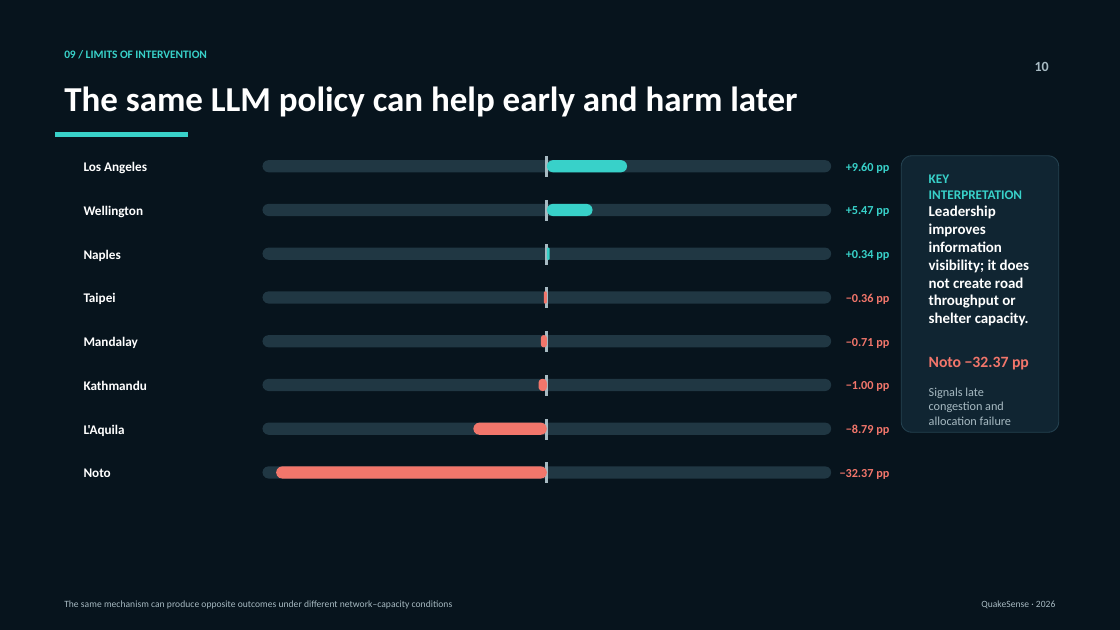
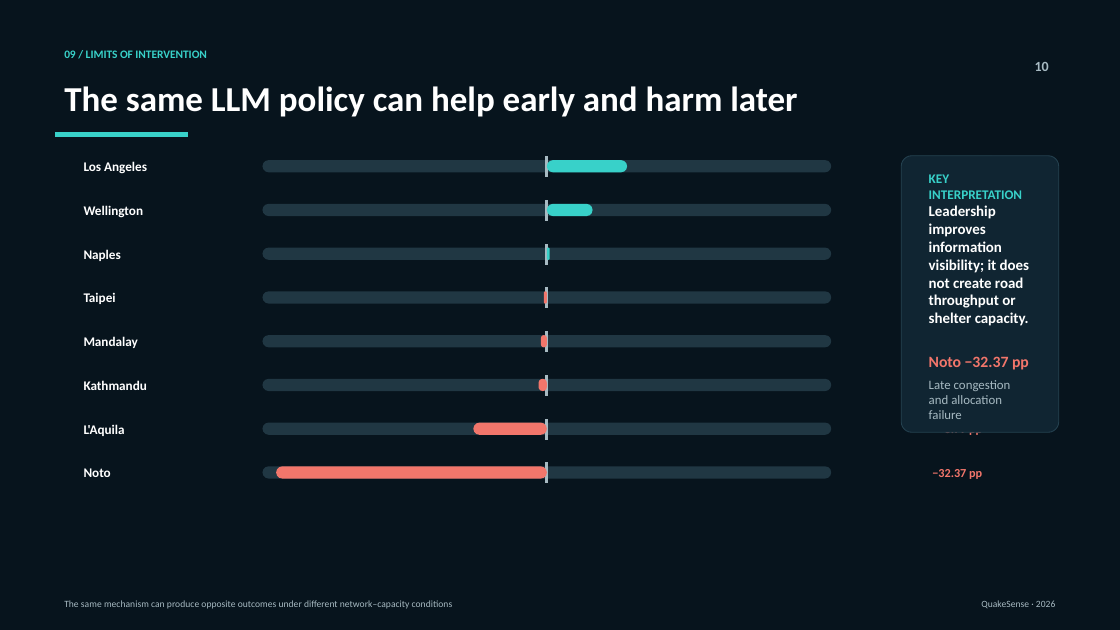
Before and after one commit to bcl200n/Radeon-hackathon-2026-07, a slide deck: slide 11 of submissions/track2-quakesense/docs/QuakeSense_AMD_Track2_Deck_EN.pptx (slide 10 before the commit). Drawn at 1120x630 pixels with LibreOffice and Linux fonts; fonts in the diff are those of the drawing. Boxes give left, top, right and bottom in pixels: in the first picture for what was removed or moved away, otherwise in the second. Text is boxed around its words. In the diff, an @@ line names an element or a change of style, - is before the commit and + after.

```diff
--- a/submissions/track2-quakesense/docs/QuakeSense_AMD_Track2_Deck_EN.pptx
+++ b/submissions/track2-quakesense/docs/QuakeSense_AMD_Track2_Deck_EN.pptx
@@ text "+9.60 pp" rewrapped from box(846, 162, 889, 173) to box(939, 174, 982, 216) @@
@@ text "+5.47 pp" rewrapped from box(846, 206, 889, 216) to box(939, 205, 982, 262) @@
@@ text "+0.34 pp" rewrapped from box(846, 250, 889, 260) to box(939, 248, 982, 306) @@
@@ text "−0.36 pp" rewrapped from box(846, 293, 889, 304) to box(939, 297, 982, 391) @@
@@ text removed at box(846, 338, 889, 348) @@
-−0.71 pp
@@ text "−32.37 pp" rewrapped from box(840, 469, 889, 479) to box(965, 356, 1029, 370) @@
@@ text "−1.00 pp" rewrapped from box(846, 381, 889, 391) to box(939, 381, 982, 435) @@
@@ text "Late congestion" at box(929, 380, 1011, 419): vertical alignment middle to top @@
@@ text at box(929, 380, 1011, 419): text changed; size 10.5 to 11 pt @@
-Signals late congestion and allocation failure
+Late congestion
+and allocation failure
@@ text "−8.79 pp" rewrapped from box(846, 424, 889, 435) to box(939, 432, 982, 479) @@
```
Also in this commit, not shown: 5 slides added, 18 other files.
